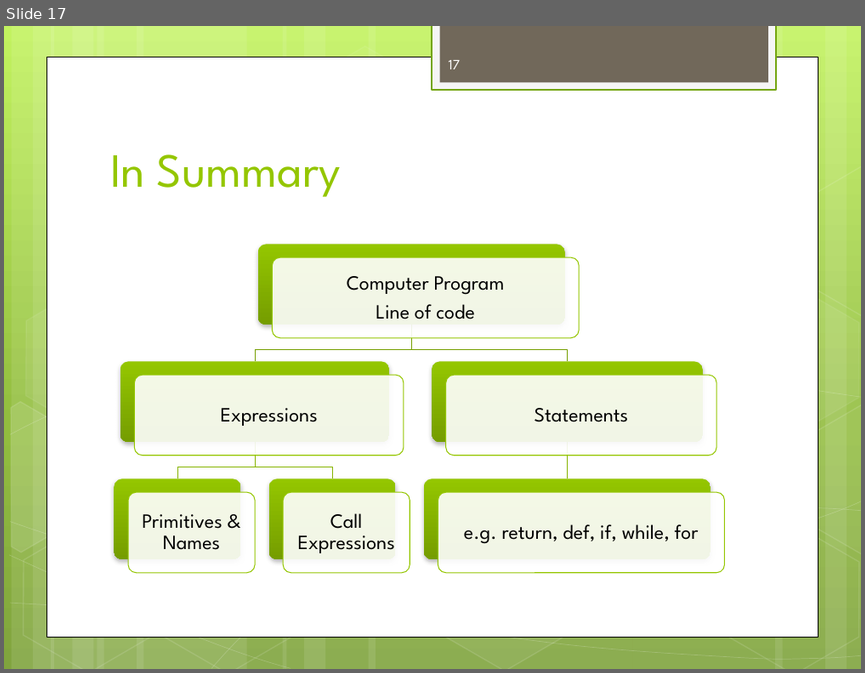
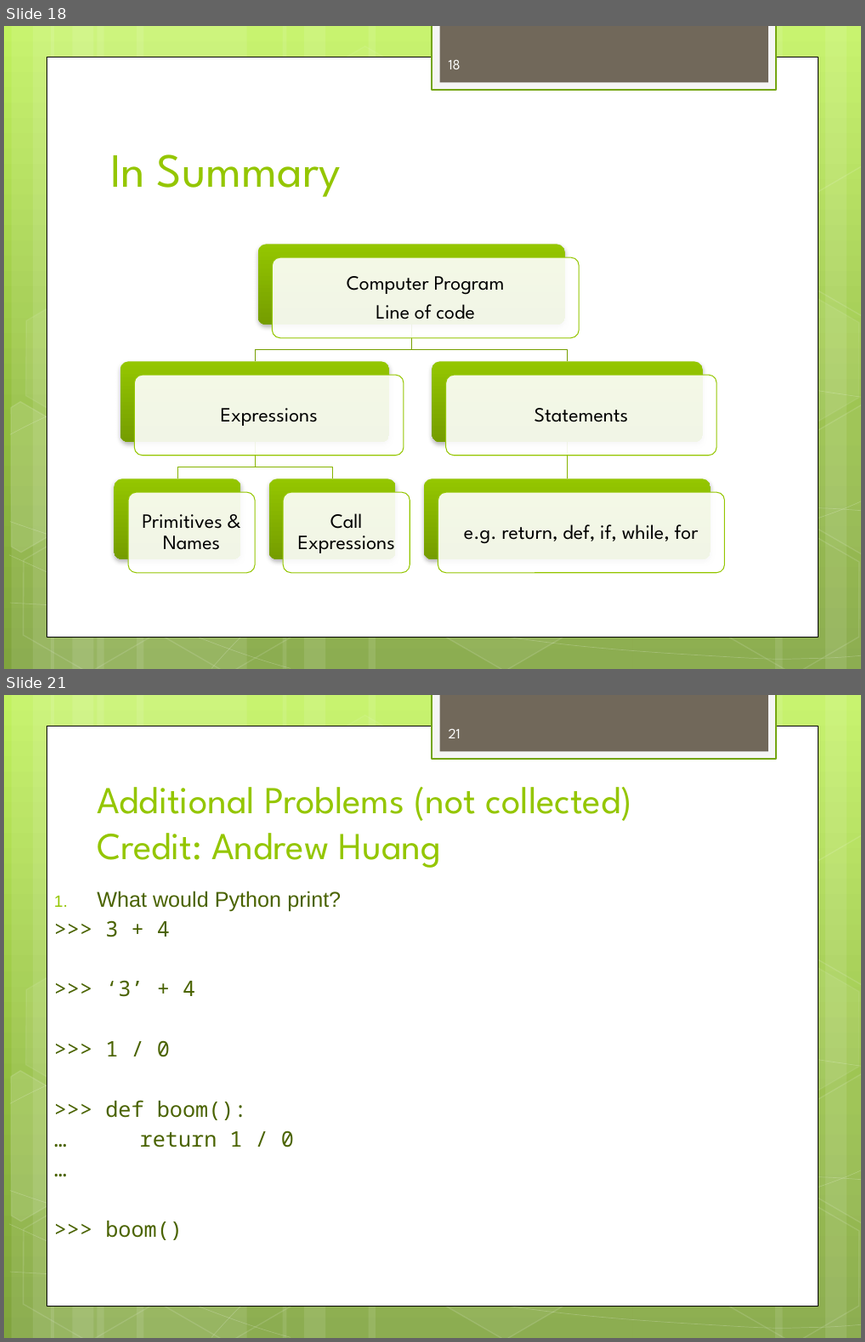
Before and after one commit to dicksontsai/dicksontsai.github.io, a slide deck: cs61a/discussion/disc1.pptx. Shown one above the other, each under a label of ours: slide 17 before the commit, slides 18 and 21 after it; the slides between them are not shown. The pictures are 865x673 and 865x1342 pixels, drawn with LibreOffice and Linux fonts; fonts in the diff are those of the drawing. Boxes give left, top, right and bottom in pixels: in the first picture for what was removed or moved away, otherwise in the second. Text is boxed around its words. In the diff, an @@ line names an element or a change of style, - is before the commit and + after.

```diff
--- a/cs61a/discussion/disc1.pptx
+++ b/cs61a/discussion/disc1.pptx
@@ slide 21 added at (4, 695, 861, 1338), background gradient #C3F35F to #93BF3F to #81A53E; not listed: 31 template elements that a slide beside it also shows @@
@@ page number added at (449, 729, 460, 738), 12 pt, text #FEFEFE @@
+21
@@ title added at (97, 787, 632, 868), 32 pt, text #94C600 @@
+Additional Problems (not collected)
+Credit: Andrew Huang
@@ text added at (97, 891, 341, 1147), 18 pt, text #4A6300 @@
+1. What would Python print?
+>>> 3 + 4
+>>> ‘3’ + 4
+>>> 1 / 0
+>>> def boom():
+… return 1 / 0
+…
+>>> boom()
@@ what was slide 17 is now slide 18 @@
@@ page number at (449, 60, 460, 69): text changed @@
-17
+18
```
Also in this commit, not shown: 3 slides changed, 4 other slides added, 6 other files.
